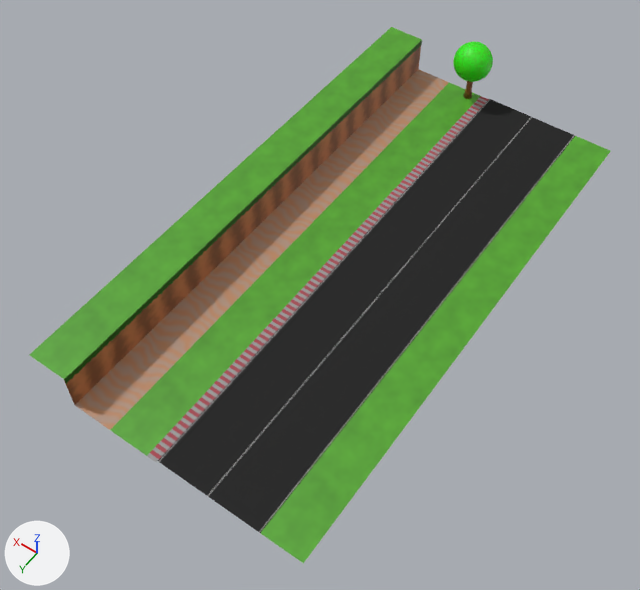
Two versions of the Blender file BASEMESH/road.blend, one commit apart.
Both versions are drawn from a 50 mm lens placed at (-24.4, 72.3, 64.0), pointed at (4.6, 31.7, 0.1). Lighting does not change. The marker at lower left points along +X, +Y and +Z.
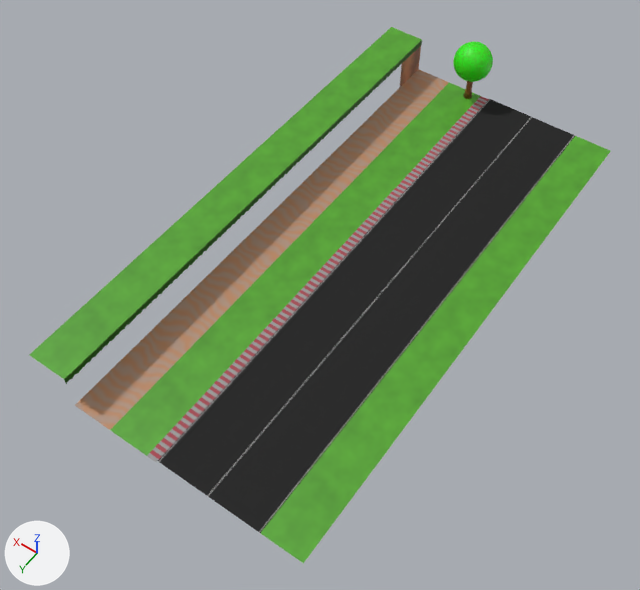
The change, as JSON lines over the scene's bpy script:
```json
{"op": "remove", "block": "ob_plane_004", "code": "_m = ob_plane_004.modifiers.new('Array', 'ARRAY')"}
{"op": "remove", "block": "ob_plane_004", "code": "_m = ob_plane_004.modifiers.new('Array.001', 'ARRAY')"}
{"op": "remove", "block": "ob_plane_004", "code": "_m.count = 27"}
{"op": "remove", "block": "ob_plane_004", "code": "_m.relative_offset_displace = (0.0, 1.0, 0.0)"}
```

Boxes [x1, y1, x2, y2] around the edits, measured in the pictures (640 x 590 px):
```json
{"object": "Plane.004", "change": "modifiers changed", "before": [64, 46, 421, 405], "after": [400, 46, 421, 87]}
```
